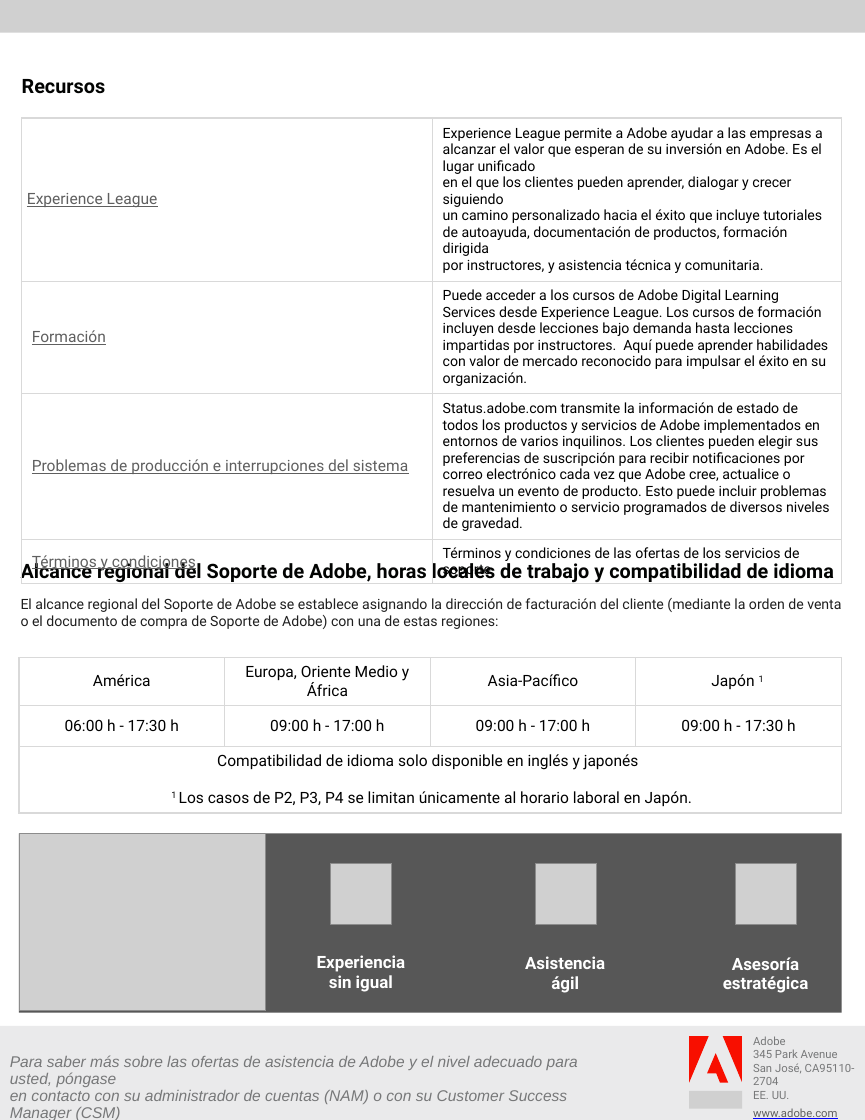
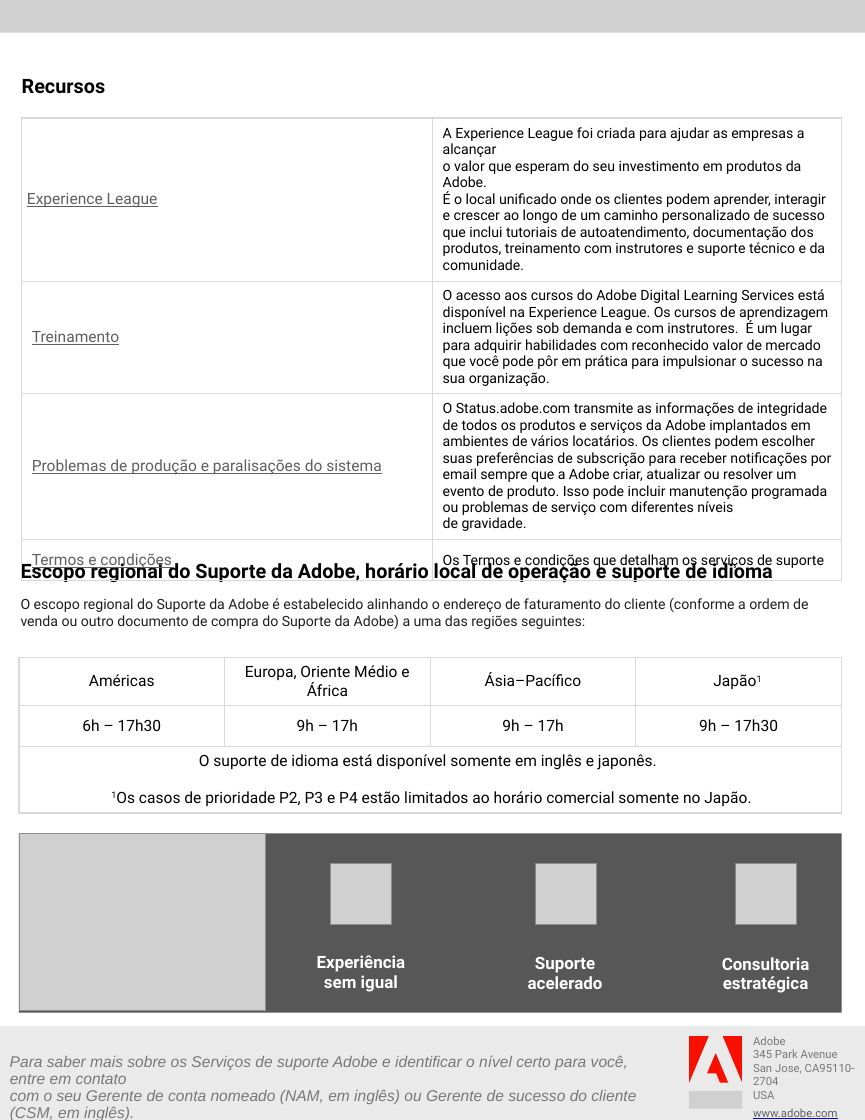
Before and after one commit to AdobeDocs/support-resources.pt-BR, a slide deck: slide 4 of help/data-sheets/assets/EliteSupportDatasheet.pptx. Drawn at 865x1120 pixels with LibreOffice and Linux fonts; fonts in the diff are those of the drawing; grey boxes stand for pictures. Boxes give left, top, right and bottom in pixels: in the first picture for what was removed or moved away, otherwise in the second. Text is boxed around its words. In the diff, an @@ line names an element or a change of style, - is before the commit and + after.

```diff
--- a/help/data-sheets/assets/EliteSupportDatasheet.pptx
+++ b/help/data-sheets/assets/EliteSupportDatasheet.pptx
@@ table at [21,118,842,573] @@
-row 1, column 2: Experience League permite a Adobe ayudar a las empresas a alcanzar el valor que esperan de su inversión en Adobe. Es el lugar unificado en el que los clientes pueden aprender, dialogar y crecer siguiendo un camino personalizado hacia el éxito que incluye tutoriales de autoayuda, documentación de productos, formación dirigida por instructores, y asistencia técnica y comunitaria.
+row 1, column 2: A Experience League foi criada para ajudar as empresas a alcançar o valor que esperam do seu investimento em produtos da Adobe. É o local unificado onde os clientes podem aprender, interagir e crescer ao longo de um caminho personalizado de sucesso que inclui tutoriais de autoatendimento, documentação dos produtos, treinamento com instrutores e suporte técnico e da comunidade.
-row 2, column 1: Formación
+row 2, column 1: Treinamento
-row 2, column 2: Puede acceder a los cursos de Adobe Digital Learning Services desde Experience League. Los cursos de formación incluyen desde lecciones bajo demanda hasta lecciones impartidas por instructores. Aquí puede aprender habilidades con valor de mercado reconocido para impulsar el éxito en su organización.
+row 2, column 2: O acesso aos cursos do Adobe Digital Learning Services está disponível na Experience League. Os cursos de aprendizagem incluem lições sob demanda e com instrutores. É um lugar para adquirir habilidades com reconhecido valor de mercado que você pode pôr em prática para impulsionar o sucesso na sua organização.
-row 3, column 1: Problemas de producción e interrupciones del sistema
+row 3, column 1: Problemas de produção e paralisações do sistema
-row 3, column 2: Status.adobe.com transmite la información de estado de todos los productos y servicios de Adobe implementados en entornos de varios inquilinos. Los clientes pueden elegir sus preferencias de suscripción para recibir notificaciones por correo electrónico cada vez que Adobe cree, actualice o resuelva un evento de producto. Esto puede incluir problemas de mantenimiento o servicio programados de diversos niveles de gravedad.
+row 3, column 2: O Status.adobe.com transmite as informações de integridade de todos os produtos e serviços da Adobe implantados em ambientes de vários locatários. Os clientes podem escolher suas preferências de subscrição para receber notificações por email sempre que a Adobe criar, atualizar ou resolver um evento de produto. Isso pode incluir manutenção programada ou problemas de serviço com diferentes níveis de gravidade.
-row 4, column 1: Términos y condiciones
+row 4, column 1: Termos e condições
-row 4, column 2: Términos y condiciones de las ofertas de los servicios de soporte
+row 4, column 2: Os Termos e condições que detalham os serviços de suporte
@@ text at [21,560,808,629]: text changed @@
-Alcance regional del Soporte de Adobe, horas locales de trabajo y compatibilidad de idioma
-El alcance regional del Soporte de Adobe se establece asignando la dirección de facturación del cliente (mediante la orden de venta o el documento de compra de Soporte de Adobe) con una de estas regiones:
+Escopo regional do Suporte da Adobe, horário local de operação e suporte de idioma
+O escopo regional do Suporte da Adobe é estabelecido alinhando o endereço de faturamento do cliente (conforme a ordem de venda ou outro documento de compra do Suporte da Adobe) a uma das regiões seguintes:
@@ table at [19,657,842,810] @@
-row 1: América | Europa, Oriente Medio y África | Asia-Pacífico | Japón 1
+row 1: Américas | Europa, Oriente Médio e África | Ásia–Pacífico | Japão1
-row 2: 06:00 h - 17:30 h | 09:00 h - 17:00 h | 09:00 h - 17:00 h | 09:00 h - 17:30 h
+row 2: 6h – 17h30 | 9h – 17h | 9h – 17h | 9h – 17h30
-row 3, column 1: Compatibilidad de idioma solo disponible en inglés y japonés / 1 Los casos de P2, P3, P4 se limitan únicamente al horario laboral en Japón.
+row 3, column 1: O suporte de idioma está disponível somente em inglês e japonês. / 1Os casos de prioridade P2, P3 e P4 estão limitados ao horário comercial somente no Japão.
@@ text at [317,955,406,992]: text changed @@
-Experiencia sin igual
+Experiência sem igual
@@ text at [528,957,603,989]: text changed @@
-Asistencia ágil
+Suporte acelerado
@@ text at [722,957,810,993]: text changed @@
-Asesoría estratégica
+Consultoria estratégica
@@ text at [10,1055,636,1120]: text changed @@
-Para saber más sobre las ofertas de asistencia de Adobe y el nivel adecuado para usted, póngase
-en contacto con su administrador de cuentas (NAM) o con su Customer Success Manager (CSM)
+Para saber mais sobre os Serviços de suporte Adobe e identificar o nível certo para você, entre em contato
+com o seu Gerente de conta nomeado (NAM, em inglês) ou Gerente de sucesso do cliente (CSM, em inglês).
@@ text at [753,1064,855,1099]: text changed @@
-San José, CA95110-2704
-EE. UU.
+San Jose, CA95110-2704
+USA
```
Also in this commit, not shown: 3 other slides changed, 7 other files.
